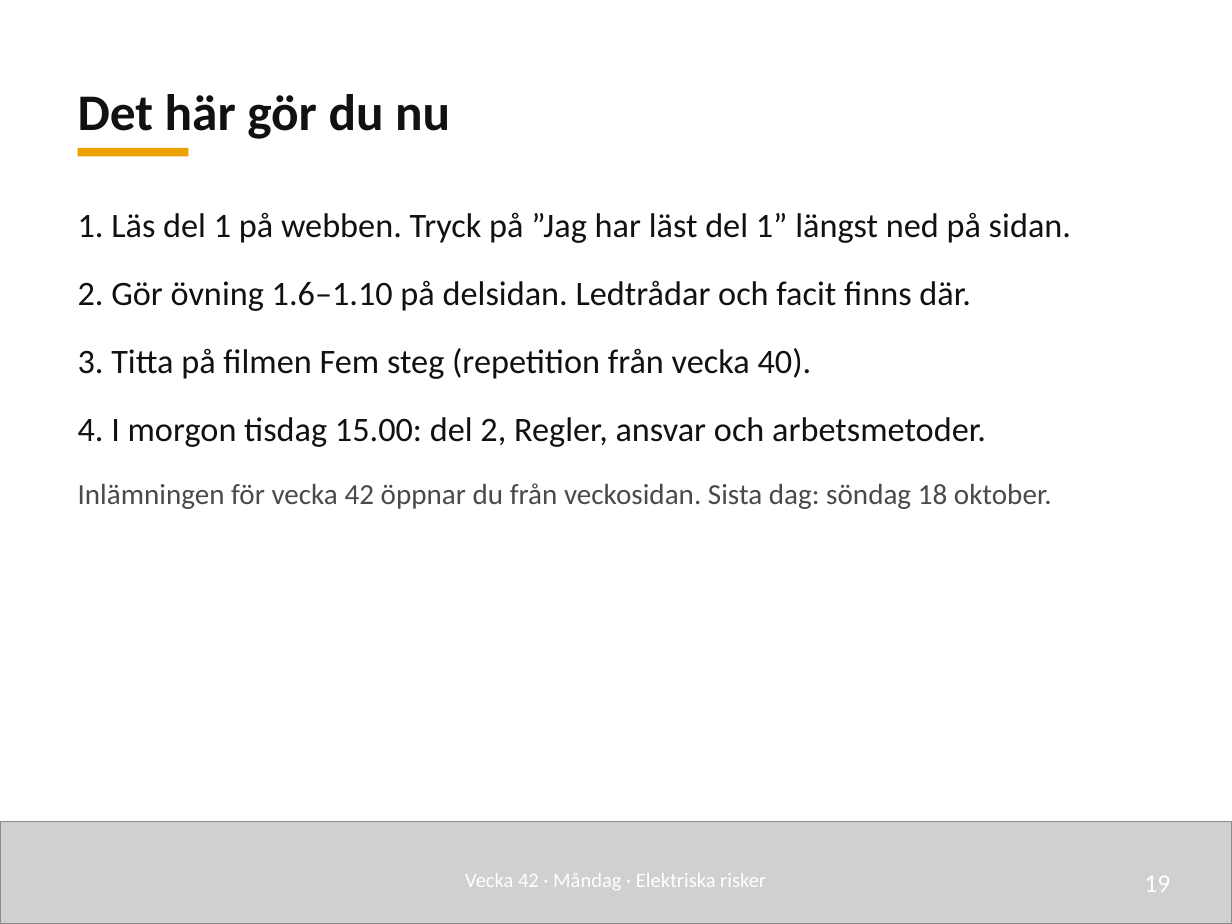
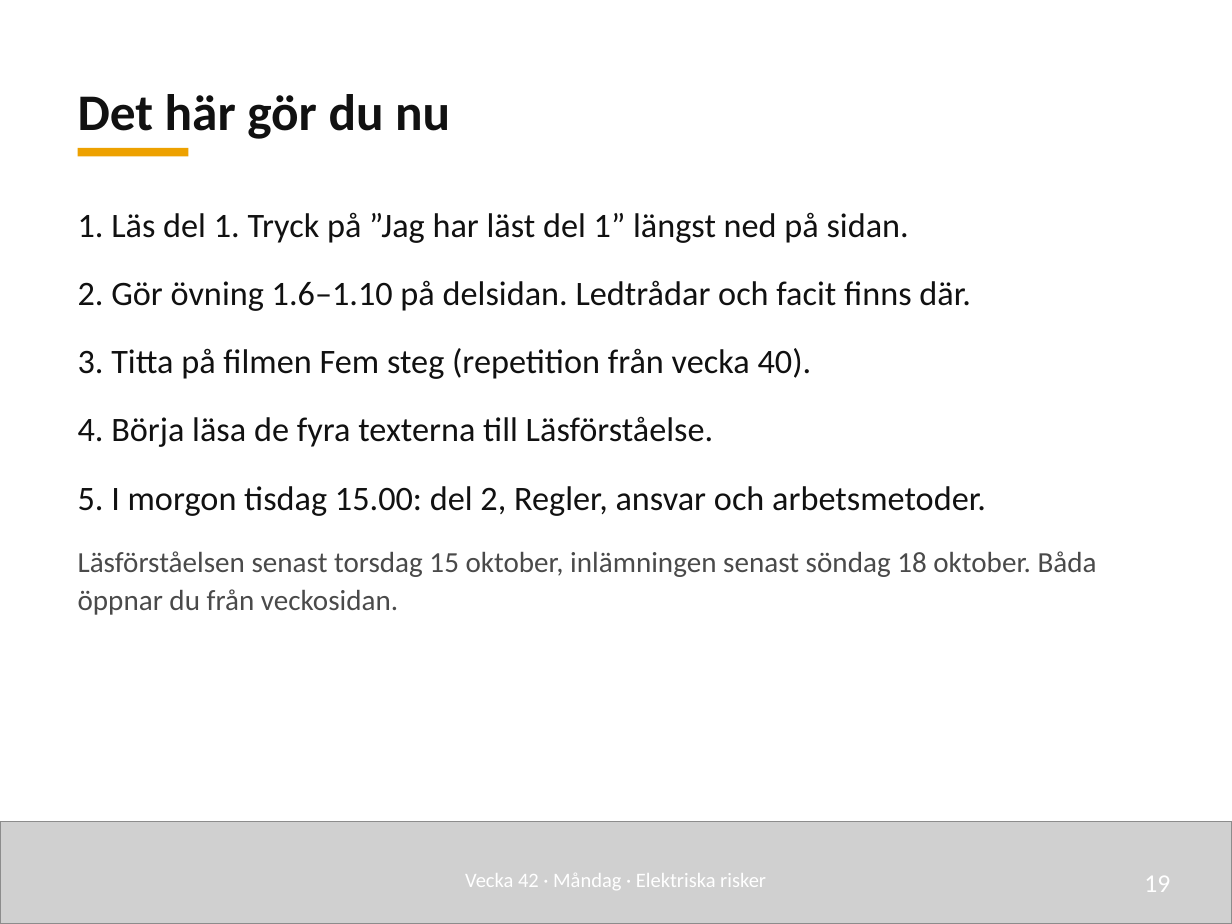
Before and after one commit to nj22az/nj22az.github.io, a slide deck: slide 19 of sjoskolan/vecka-42/aktuell/v42_01_Elektriska_risker_elev.pptx. Drawn at 1232x924 pixels with LibreOffice and Linux fonts; fonts in the diff are those of the drawing; grey boxes stand for pictures. Boxes give left, top, right and bottom in pixels: in the first picture for what was removed or moved away, otherwise in the second. Text is boxed around its words. In the diff, an @@ line names an element or a change of style, - is before the commit and + after.

```diff
--- a/sjoskolan/vecka-42/aktuell/v42_01_Elektriska_risker_elev.pptx
+++ b/sjoskolan/vecka-42/aktuell/v42_01_Elektriska_risker_elev.pptx
@@ text at [78, 212, 909, 243]: text changed @@
-1. Läs del 1 på webben. Tryck på ”Jag har läst del 1” längst ned på sidan.
+1. Läs del 1. Tryck på ”Jag har läst del 1” längst ned på sidan.
@@ text at [78, 416, 1097, 615]: text changed; size 17 to 20 pt; text colour #4A4A4A to #111111 @@
-4. I morgon tisdag 15.00: del 2, Regler, ansvar och arbetsmetoder.
-Inlämningen för vecka 42 öppnar du från veckosidan. Sista dag: söndag 18 oktober.
+4. Börja läsa de fyra texterna till Läsförståelse.
+5. I morgon tisdag 15.00: del 2, Regler, ansvar och arbetsmetoder.
+Läsförståelsen senast torsdag 15 oktober, inlämningen senast söndag 18 oktober. Båda öppnar du från veckosidan.
```
Also in this commit, not shown: 1 other slide changed, 26 other files.
